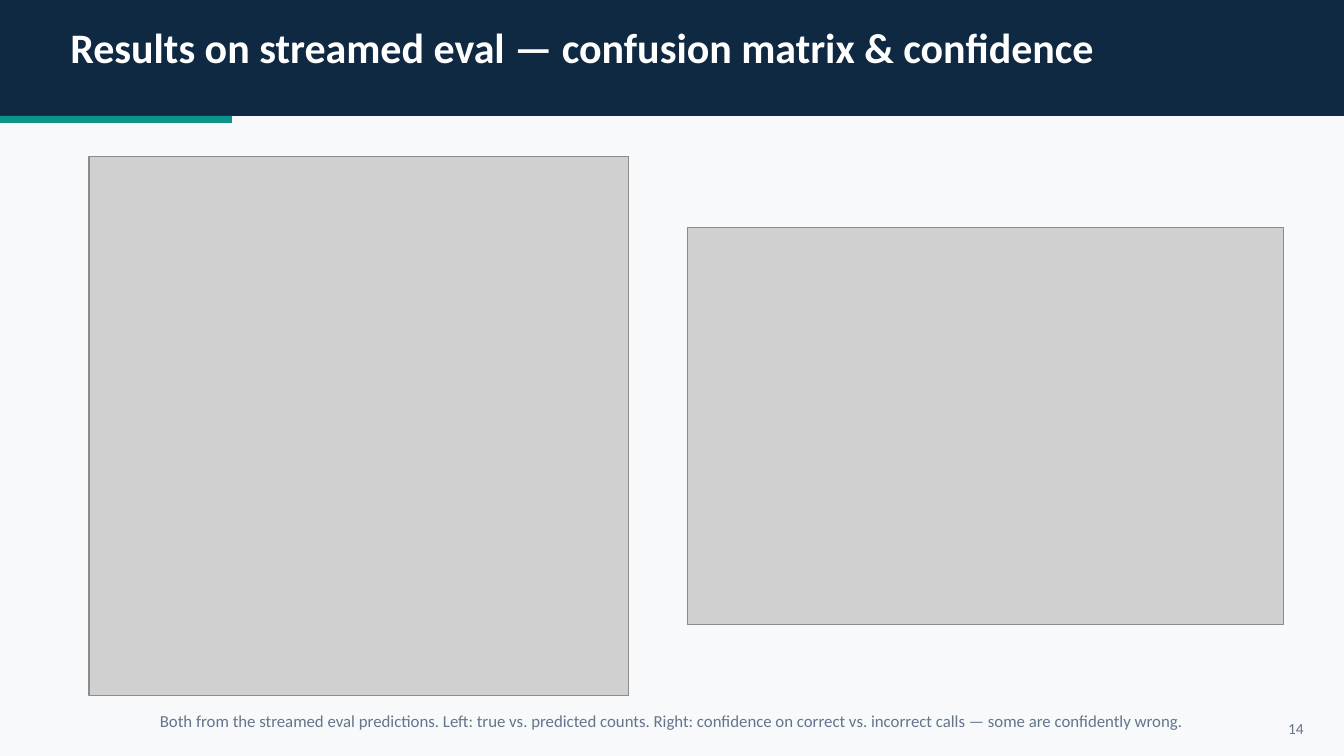
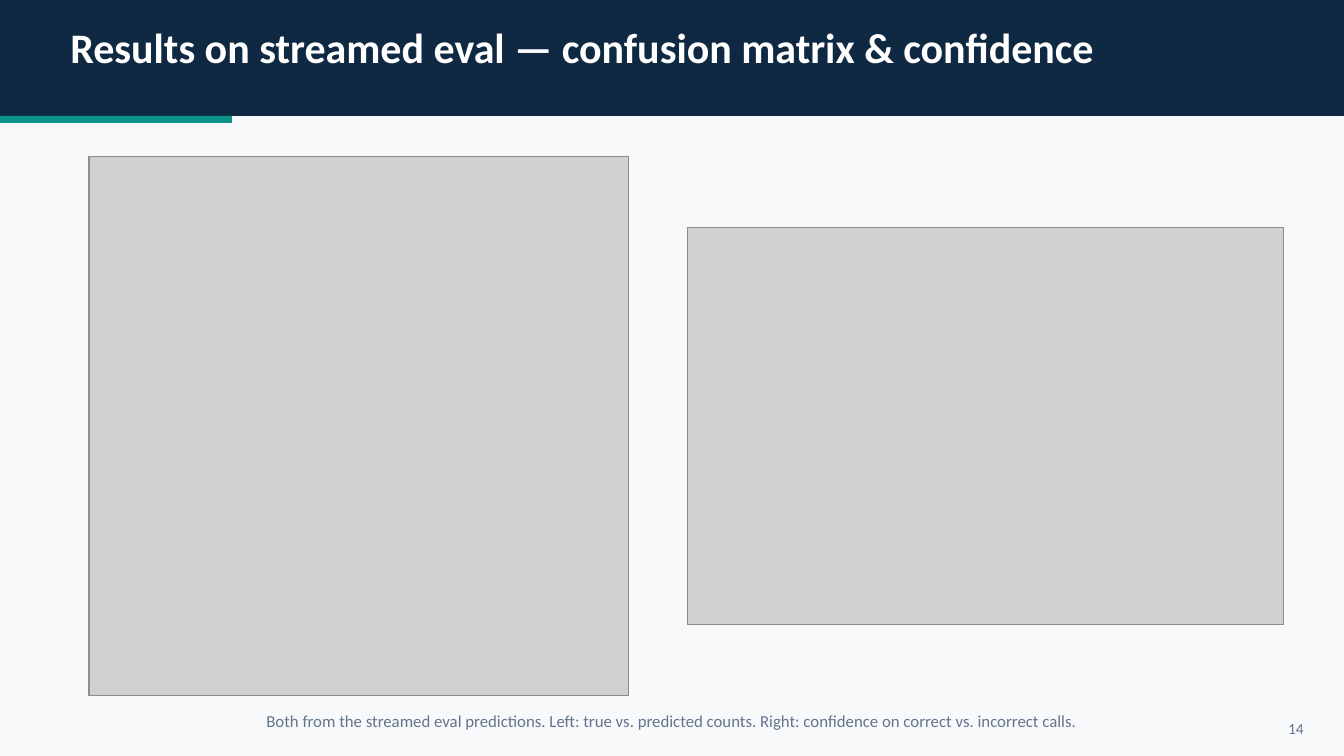
Before and after one commit to HadarBaum/asvspoof-voice-ai, a slide deck: slide 15 of docs/slides/slides.pptx. Drawn at 1344x756 pixels with LibreOffice and Linux fonts; fonts in the diff are those of the drawing; grey boxes stand for pictures. Boxes give left, top, right and bottom in pixels: in the first picture for what was removed or moved away, otherwise in the second. Text is boxed around its words. In the diff, an @@ line names an element or a change of style, - is before the commit and + after.

```diff
--- a/docs/slides/slides.pptx
+++ b/docs/slides/slides.pptx
@@ text at [266, 715, 1075, 730]: text changed @@
-Both from the streamed eval predictions. Left: true vs. predicted counts. Right: confidence on correct vs. incorrect calls — some are confidently wrong.
+Both from the streamed eval predictions. Left: true vs. predicted counts. Right: confidence on correct vs. incorrect calls.
```
Also in this commit, not shown: 3 other slides changed, 1 other file.
